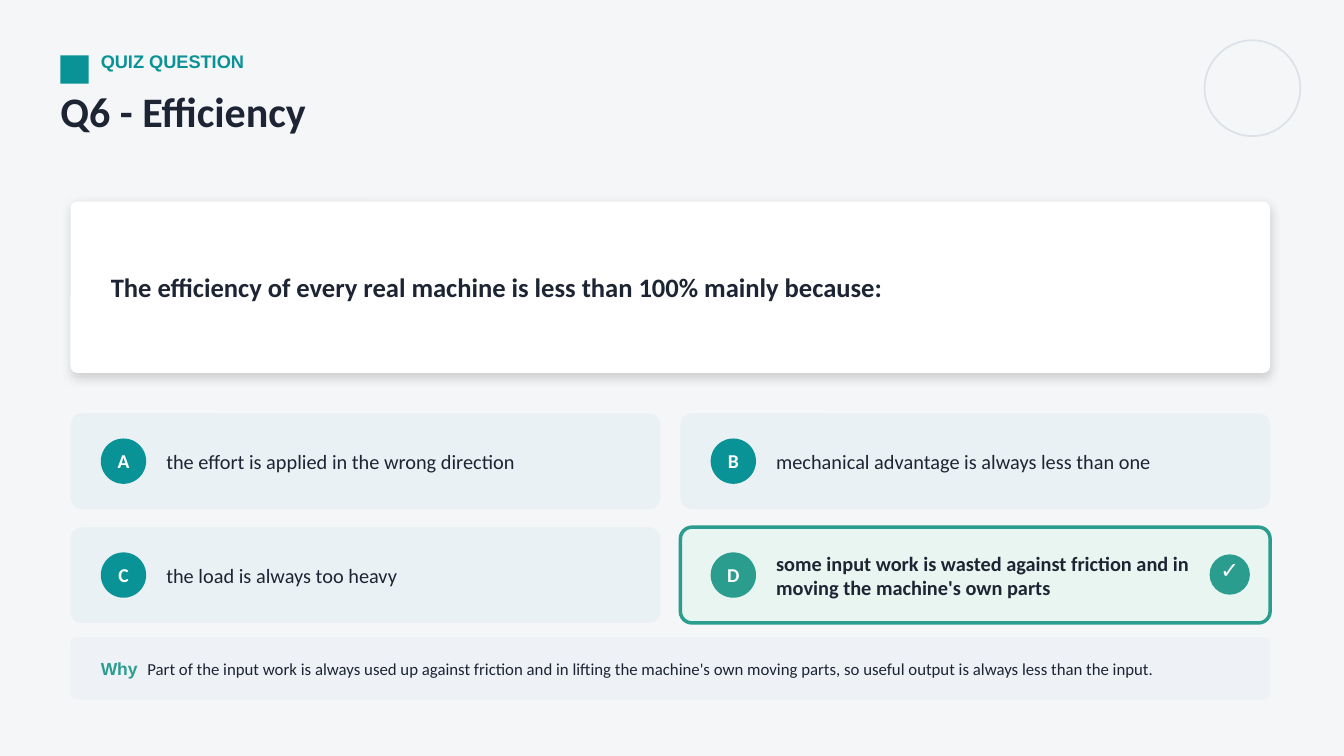
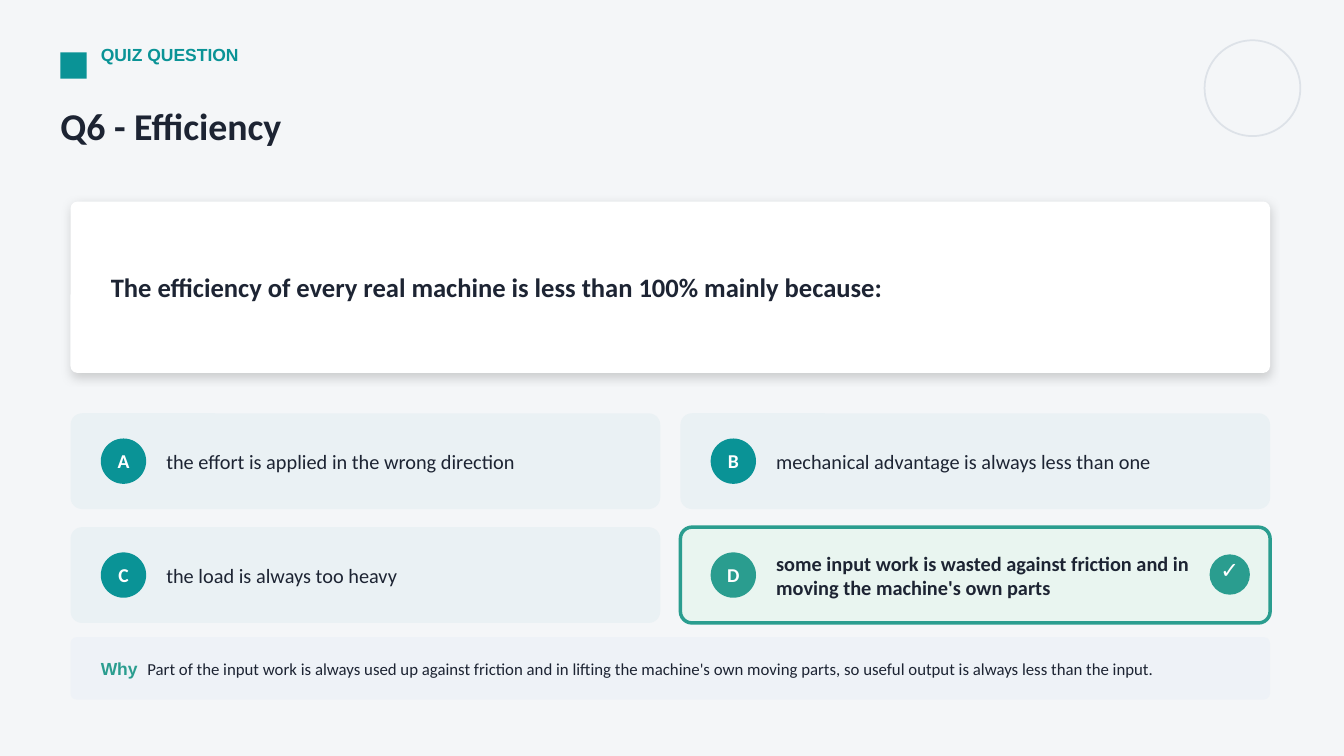
Before and after one commit to parmeshwars2911/MyFirstAR, a slide deck: slide 16 of workouts/Grade06/G06_Simple_Machines_Workout.pptx. Drawn at 1344x756 pixels with LibreOffice and Linux fonts; fonts in the diff are those of the drawing. Boxes give left, top, right and bottom in pixels: in the first picture for what was removed or moved away, otherwise in the second. Text is boxed around its words. In the diff, an @@ line names an element or a change of style, - is before the commit and + after.

```diff
--- a/workouts/Grade06/G06_Simple_Machines_Workout.pptx
+++ b/workouts/Grade06/G06_Simple_Machines_Workout.pptx
@@ rectangle: place and size @@
-rectangle at [60,55,89,84]
+rectangle at [60,52,87,79]
@@ text "QUIZ QUESTION" at [101,48,238,65]: size 13 to 12.5 pt @@
@@ text "Q6 - Efficiency": place and size @@
-text "Q6 - Efficiency" at [60,97,305,134]
+text "Q6 - Efficiency" at [60,113,281,146]
@@ text "Q6 - Efficiency" at [60,113,281,146]: size 30 to 27 pt @@
```
Also in this commit, not shown: 50 other slides changed, 12 other files.
